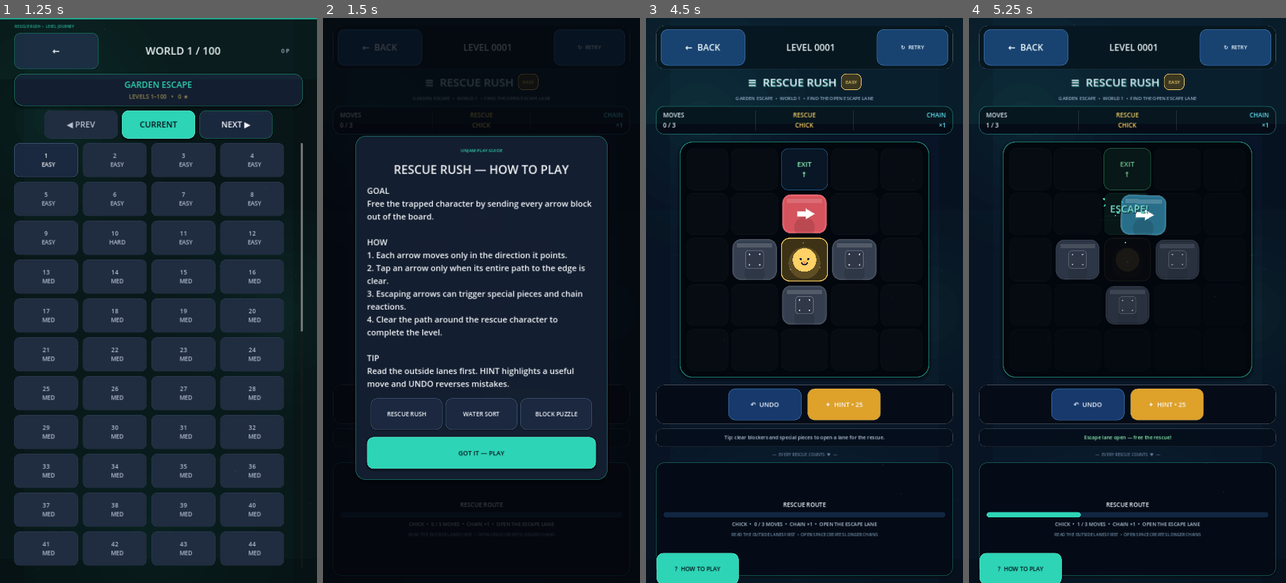
Above: before the commit, frames 1-4 (left to right).
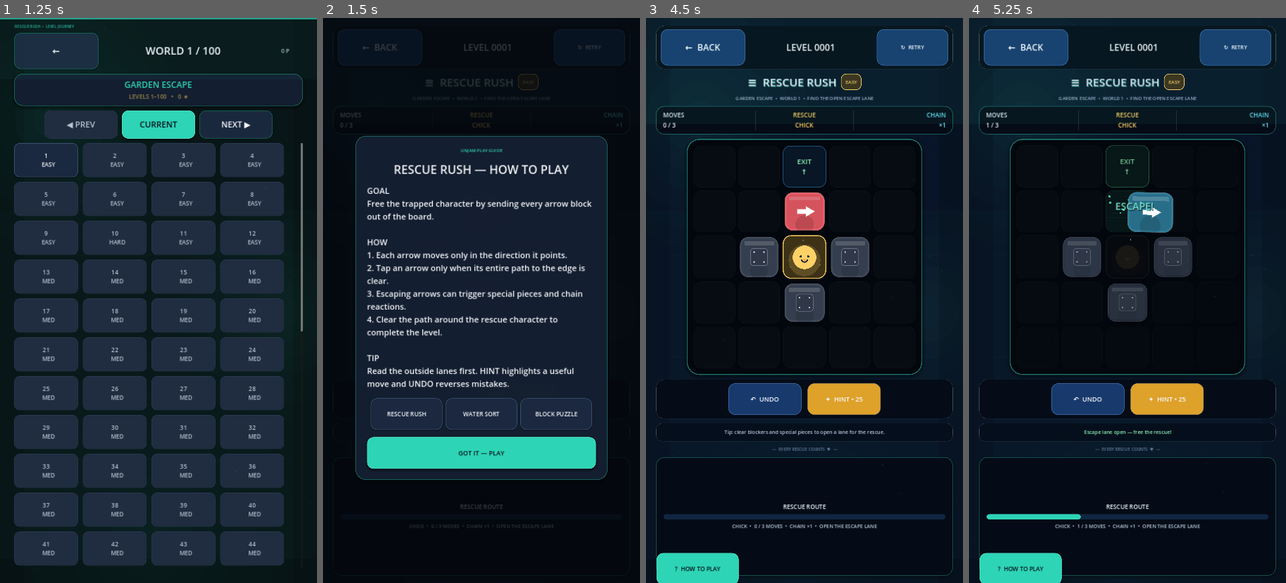
Above: after the commit, the same moments.

Repository: eghosa001/unjam
Game: Godot game, scene res://scenes/Main.tscn
Two runs of this game, one before a commit and one after it. Both use one fixed random seed, a clock stepped at 60 frames per second and the inputs below.
Inputs (mouse positions are in pixels of both pictures, inside the frame that each line leads up to; where the layout moved, square brackets give the same spot in the first picture):
- Up to frame 1 (1.25 s): click "PLAY NOW • LEVEL 1" at 0.5 s
- Up to frame 2 (1.5 s): click "1 EASY" at 1.25 s
- Up to frame 3 (4.5 s): click "↻ RETRY" at 2 s; click "↻ RETRY" at 2.75 s; click "↻ RETRY" at 3.5 s; click "GOT IT — PLAY" at 4.25 s
- Up to frame 4 (5.25 s): click (1127, 210) [1127, 215] at 5 s

Frame 1 is identical in both runs. In frame 2, less than 0.1% of the frame differs, in the area x 27-73%, y 85-92%; in frame 3, 7.9%, in the area x 3-97%, y 21-92%; in frame 4, 7.5%.

Commit message:
fix: fit Rescue Rush board to viewport height

Diff:
--- a/scripts/ui/rescue_layout_polish.gd
+++ b/scripts/ui/rescue_layout_polish.gd
@@ -14,6 +14,7 @@
 		return
 	timer = 0.0
 	_update_live_context()
+	_fit_board_to_viewport()
 
 func _polish_layout() -> void:
 	var game := get_parent() as Control
@@ -31,12 +32,36 @@
 	var board_holder: CenterContainer = _find_board_holder(game)
 	if board_holder != null:
 		board_holder.size_flags_vertical = Control.SIZE_SHRINK_CENTER
-		board_holder.custom_minimum_size = Vector2(0, 820)
 	var board_panel: PanelContainer = _find_board_panel(game)
 	if board_panel != null:
 		board_panel.size_flags_vertical = Control.SIZE_SHRINK_CENTER
 		board_panel.add_theme_stylebox_override("panel", PremiumDesignSystem.box(Color(0.008, 0.024, 0.052, 0.98), 42, Color(PremiumDesignSystem.accent_for_game("rescue_rush"), 0.52), 3, 12, true))
+	_fit_board_to_viewport()
 	_update_live_context()
+
+func _fit_board_to_viewport() -> void:
+	var game := get_parent() as Control
+	if game == null:
+		return
+	var grid: GridContainer = game.get("board_grid") as GridContainer
+	if grid == null or grid.get_child_count() == 0:
+		return
+	var board_width := int(game.get("width")) if game.get("width") != null else maxi(1, grid.columns)
+	var board_height := int(game.get("height")) if game.get("height") != null else maxi(1, int(ceil(float(grid.get_child_count()) / float(maxi(board_width, 1)))))
+	var viewport_size := game.get_viewport_rect().size
+	var viewport_width := viewport_size.x
+	var viewport_height := viewport_size.y
+	var gap := 10.0 if board_width <= 5 else 7.0
+	var max_board_width := minf(viewport_width - 112.0, 860.0)
+	var max_board_height := maxf(360.0, viewport_height - clampf(viewport_height * 0.42, 640.0, 860.0))
+	var width_cell := floor((max_board_width - gap * float(maxi(board_width - 1, 0))) / float(maxi(board_width, 1)))
+	var height_cell := floor((max_board_height - gap * float(maxi(board_height - 1, 0))) / float(maxi(board_height, 1)))
+	var cell_size := int(clampf(minf(width_cell, height_cell), 62.0, 142.0))
+	grid.add_theme_constant_override("h_separation", int(gap))
+	grid.add_theme_constant_override("v_separation", int(gap))
+	for child in grid.get_children():
+		if child is Control:
+			(child as Control).custom_minimum_size = Vector2(cell_size, cell_size)
 
 func _add_live_context(root: VBoxContainer) -> void:
 	if root.get_node_or_null("RescueRunDeck") != null:
@@ -76,12 +101,6 @@
 	live_label.add_theme_font_size_override("font_size", 17)
 	live_label.add_theme_color_override("font_color", Color("b9c9dc"))
 	box.add_child(live_label)
-	var tip := Label.new()
-	tip.text = "READ THE OUTSIDE LANES FIRST  •  OPEN SPACE CREATES LONGER CHAINS"
-	tip.horizontal_alignment = HORIZONTAL_ALIGNMENT_CENTER
-	tip.add_theme_font_size_override("font_size", 14)
-	tip.add_theme_color_override("font_color", Color("7190ad"))
-	box.add_child(tip)
 
 func _update_live_context() -> void:
 	var game := get_parent()
